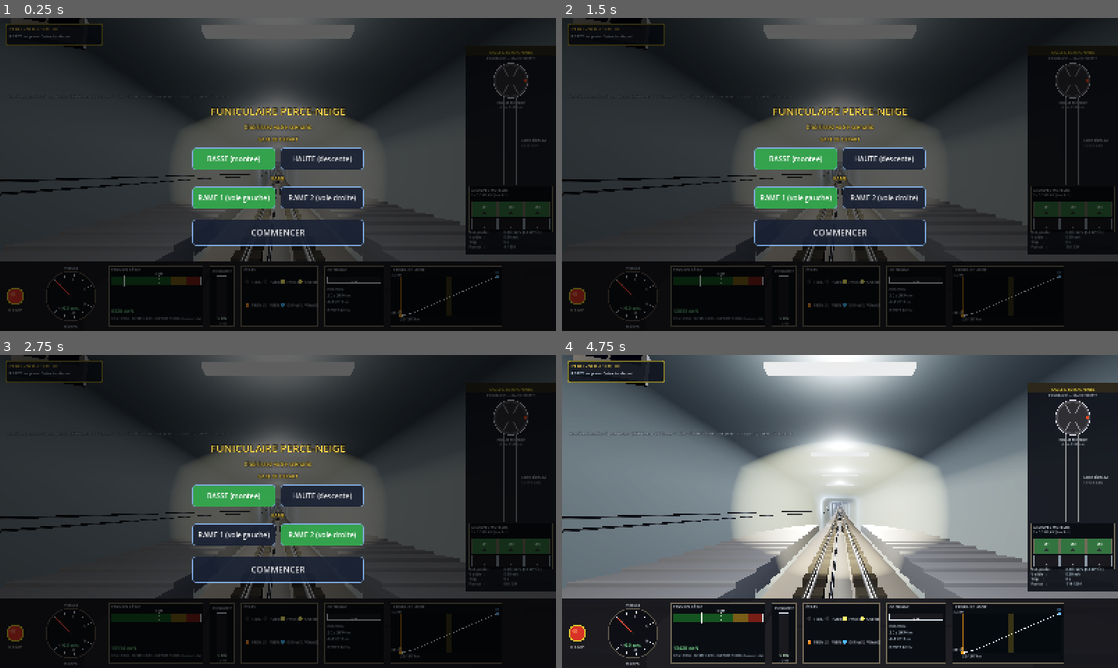
Above: before the commit, frames 1-4 (two rows, left to right).
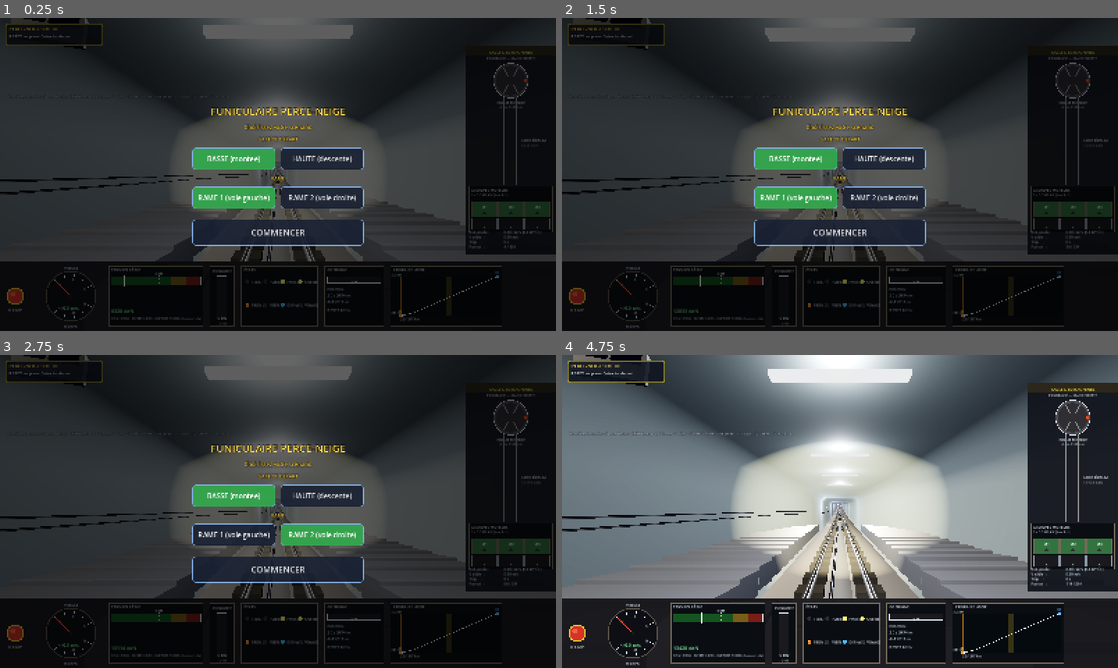
Above: after the commit, the same moments.

Repository: ARP273-ROSE/perce-neige-sim
Game: Godot game, scene res://scenes/main.tscn
Two runs of this game, one before a commit and one after it. Both use one fixed random seed, a clock stepped at 60 frames per second and the inputs below. Sound files missing from this copy of the repository are replaced by a short silence.
Inputs:
- Up to frame 1 (0.25 s): no input
- Up to frame 2 (1.5 s): click "BASSE (montee)" at 0.5 s; click "HAUTE (descente)" at 1.25 s
- Up to frame 3 (2.75 s): click "RAME 1 (voie gauche)" at 2 s
- Up to frame 4 (4.75 s): click "RAME 2 (voie droite)" at 2.75 s; click "COMMENCER" at 3.5 s; tap Enter (ready_depart) at 4.25 s; hold Up (speed_up) from 4.28 s (still down); tap Shift (emergency) at 4.35 s

The runs differ from the first frame. In frame 1, less than 0.1% of the frame differs, in the area x 0-64%, y 2-78%; in frame 2, 0.2%; in frame 3, 0.4%; in frame 4, 2.0%, in the area x 0-84%, y 2-78%.

Commit message:
release: v1.12.14 — départ gravité-excédentaire réparé, sons lissés, affaissement d'embarquement
1. BUG BLOQUANT « elle n'a jamais voulu repartir » (arrêt d'urgence en
   descente, inversion pour remonter) : le creep-kill (« frein > 0 et
   |v| < 3 cm/s → v = 0 ») gelait définitivement tout départ où la
   gravité fait le travail — contrepoids chargé qui tire la rame vide
   vers le haut : le régulateur en force module au FREIN dès le départ
   (rampe 0,30 < accélération naturelle) → v recollée à zéro chaque
   frame. Reproduit au banc (v = 0,000 après 30 s). En redescente, le
   moteur tire (pas de frein → pas de kill) — l'asymétrie décrite par
   Kevin était la signature exacte du bug. Fix 2D + 3D : le kill ne
   s'applique que si l'arrêt est VOULU (_reg_hold posé par le deadband
   du régulateur, urgence, ou frein manuel > 0,5). Leçon encaissée : la
   grille d'audit ne vérifiait pas que le train DÉMARRE — assertion de
   mouvement ajoutée (18/18 partent, remontée post-inversion à 7,99 m/s).

2. Boucles d'ambiance sans couture : fondu circulaire HORS-LIGNE à
   puissance constante sur ambient_slow/cruise.wav — la fin du fichier
   est fondue dans son début sur 1,5 s (sin/cos equal-power), le point
   de bouclage est continu par construction (échantillons consécutifs
   de l'original), zéro variation d'amplitude. 30 → 28,5 s, loop_end
   déjà calculé dynamiquement.

3. Son d'évitement : fondu d'entrée/sortie de 0,7 s calé sur la
   géométrie (−60 → −8 dB), corps du clip à volume constant — plus de
   démarrage/coupure secs aux aiguillages.

4. Affaissement d'embarquement (3D) : δ = Δm·g·sinθ·L_brin/EA appliqué
   à s_render comme le rebond — en gare basse la rame descend doucement
   (~1,6 mm/passager, jusqu'à ~40 cm) pendant le remplissage, puis
   l'entraînement la remonte au repère pendant le buzzer (pré-tension) ;
   millimétrique en gare haute (l'asymétrie sort de la longueur du
   câble) ; le wagon opposé s'affaisse pareillement dans SA gare.
   PC non concerné (profil schématique, offsets cm invisibles).

Validation : parité statique intacte, 18/18 scénarios démarrent, sag
0,40 m → 0,000 après buzzer, 16/16 tests desktop, import Godot propre.

Co-Authored-By: Claude Opus 4.8 (1M context) <noreply@anthropic.com>
Claude-Session: https://claude.ai/code/session_01UdVu7B5mE1LwQvD1hyekY2

Diff:
--- a/godot_project/scripts/audio.gd
+++ b/godot_project/scripts/audio.gd
@@ -28,6 +28,13 @@
 # (202 m) enregistré à la vitesse de croisière réelle.
 const CROSSING_CLIP_S: float = 20.0
 const CROSSING_REF_SPEED: float = 10.1
+# Fondu d'entrée/sortie du clip d'évitement (s) : l'ancien démarrage/stop
+# secs s'entendait nettement avant et après le croisement. Le corps du
+# clip joue à volume CONSTANT (−8 dB) — seuls les bords sont fondus.
+const CROSSING_BASE_DB: float = -8.0
+const CROSSING_FADE_S: float = 0.7
+var _crossing_fade: float = 0.0      # 0..1 (gain linéaire du fondu)
+var _crossing_fading_out: bool = false
 
 
 func _ready() -> void:
@@ -156,10 +163,10 @@
 	# L'ancien déclencheur (± 40 m autour du milieu de ligne, lecture à
 	# vitesse fixe depuis le début du clip) partait ~13 s trop tard :
 	# l'entrée d'aiguillage du clip tombait au niveau du croisement réel.
-	_update_crossing_servo()
-
-
-func _update_crossing_servo() -> void:
+	_update_crossing_servo(_delta)
+
+
+func _update_crossing_servo(delta: float) -> void:
 	if _player_crossing == null or _player_crossing.stream == null:
 		return
 	var s_front: float = physics.s + PNConstants.TRAIN_HALF * float(physics.direction)
@@ -173,9 +180,15 @@
 	if in_loop and not _crossing_active:
 		if v_abs > 0.5:
 			_player_crossing.pitch_scale = clampf(v_abs / CROSSING_REF_SPEED, 0.35, 1.7)
+			# Démarre INAUDIBLE puis fondu d'entrée (0,7 s) — le start sec
+			# en pleine amplitude s'entendait nettement à l'aiguillage.
+			_crossing_fade = 0.0
+			_crossing_fading_out = false
+			_player_crossing.volume_db = -60.0
 			_player_crossing.play(prog * CROSSING_CLIP_S)
 			_crossing_active = true
 	elif in_loop and _crossing_active:
+		_crossing_fading_out = false
 		# Rame quasi arrêtée dans l'évitement → pause (pas de mouvement,
 		# pas de crécelle d'aiguillage)
 		if v_abs < 1.0:
@@ -191,8 +204,22 @@
 				and absf(_player_crossing.get_playback_position() - expected) > 0.7:
 			_player_crossing.play(expected)
 	elif not in_loop and _crossing_active:
-		# La géométrie commande, pas la durée du clip
-		_player_crossing.stop()
-		_player_crossing.stream_paused = false
-		_player_crossing.pitch_scale = 1.0
-		_crossing_active = false
+		# La géométrie commande la SORTIE — en fondu (0,7 s), plus de
+		# coupure sèche à l'aiguillage de sortie.
+		_crossing_fading_out = true
+
+	# Progression du fondu : le CORPS du clip joue à volume constant
+	# (−8 dB), seuls les bords entrent/sortent en fondu.
+	if _crossing_active:
+		var step_f: float = delta / CROSSING_FADE_S
+		_crossing_fade = clampf(
+			_crossing_fade + (-step_f if _crossing_fading_out else step_f), 0.0, 1.0)
+		_player_crossing.volume_db = CROSSING_BASE_DB \
+			+ linear_to_db(maxf(_crossing_fade, 0.001))
+		if _crossing_fading_out and _crossing_fade <= 0.0:
+			_player_crossing.stop()
+			_player_crossing.stream_paused = false
+			_player_crossing.pitch_scale = 1.0
+			_player_crossing.volume_db = CROSSING_BASE_DB
+			_crossing_active = false
+			_crossing_fading_out = false
--- a/godot_project/scripts/cabin.gd
+++ b/godot_project/scripts/cabin.gd
@@ -785,7 +785,9 @@
 	# interpolée pour le rendu), rame 2 (ghost) à LENGTH - s_render
 	var s_pos: float
 	if is_ghost:
-		s_pos = PNConstants.LENGTH - physics.s_render
+		# Le ghost embarque dans SA gare : son propre affaissement de
+		# brin s'applique à SA position (visible quand il est en bas).
+		s_pos = PNConstants.LENGTH - physics.s_render + physics.ghost_sag_offset()
 	else:
 		s_pos = physics.s_render
 
--- a/godot_project/scripts/main.gd
+++ b/godot_project/scripts/main.gd
@@ -467,9 +467,11 @@
 		# quand le rendu ne tombe pas pile sur les pas de 1/60 s.
 		# + rebond élastique du câble après l'arrêt (gare basse : ±25 cm,
 		# T ≈ 6 s — millimétrique en haut, la physique fait le tri).
+		# + affaissement d'embarquement (le brin s'allonge sous la charge
+		# croissante à quai : la rame « descend doucement » en gare basse)
 		physics.s_render = lerpf(physics.s_prev_step, physics.s,
 			clampf(_physics_accum / PHYSICS_DT, 0.0, 1.0)) \
-			+ physics.rebound_offset()
+			+ physics.rebound_offset() + physics.boarding_sag_offset()
 	else:
 		# Mode client : l'état arrive tout fait du sim Python
 		physics.s_render = physics.s
--- a/godot_project/scripts/train_physics.gd
+++ b/godot_project/scripts/train_physics.gd
@@ -63,6 +63,7 @@
 var trip_time: float = 0.0
 var finished: bool = false
 var dbg_f_grav_net: float = 0.0          # dernière gravité nette (banc de parité)
+var _reg_hold: bool = true               # régulateur en maintien à l'arrêt
 
 # --- Rebond élastique du câble à l'arrêt (port du Python _cable_bounce) --
 # x(t) = A·e^(−ζωt)·sin(ωt) avec k = EA/L (L = câble entre la rame et la
@@ -83,6 +84,20 @@
 # (rebond visible) avant l'ouverture des portes + inversion du sens.
 const TURNAROUND_DELAY_S: float = 15.0
 var turnaround_delay_remaining: float = 0.0
+
+# --- Affaissement d'embarquement (allongement élastique du brin) ---------
+# À quai, tambour serré en gare haute, la rame pend à son brin : chaque
+# passager qui monte allonge le câble de δ = Δm·g·sinθ·L/(EA). En gare
+# BASSE (L ≈ 3,45 km) : ~1,6 mm/passager → jusqu'à ~37 cm pour une pleine
+# charge, la rame « descend doucement » pendant l'embarquement. En gare
+# haute (L ≈ 17 m) : invisible. Pendant le buzzer de départ,
+# l'entraînement pré-tensionne et remonte la rame au repère (réel).
+# Purement VISUEL : appliqué à s_render, le s physique est tenu au clamp.
+const SAG_RETENSION_M_S: float = 0.08    # vitesse de rattrapage au buzzer
+var _sag_ref_m_main: float = -1.0        # masse à l'ancrage (−1 = pas ancré)
+var _sag_ref_m_ghost: float = -1.0
+var _sag_main: float = 0.0               # affaissement courant (m, ≥ 0 vers le bas)
+var _sag_ghost: float = 0.0
 
 # --- Accesseurs -----------------------------------------------------------
 
@@ -157,6 +172,31 @@
 	var sint_g: float = sin(theta_g)
 	var cost_g: float = cos(theta_g)
 
+	# Affaissement d'embarquement : actif à l'arrêt hors séquence de
+	# départ ; le buzzer (pré-tension de l'entraînement) et le départ le
+	# résorbent en douceur.
+	if not trip_started and (maint_brake or doors_open) \
+			and departure_buzzer_remaining <= 0.0:
+		if _sag_ref_m_main < 0.0:
+			_sag_ref_m_main = m_up
+			_sag_ref_m_ghost = m_down
+		var sag_t_main: float = maxf(0.0,
+			(m_up - _sag_ref_m_main) * PNConstants.G * sint
+			* (PNConstants.LENGTH - s) / CABLE_EA_N)
+		var sag_t_ghost: float = maxf(0.0,
+			(m_down - _sag_ref_m_ghost) * PNConstants.G * sint_g
+			* s / CABLE_EA_N)
+		# Suit le flux d'embarquement (≈ 2 cm/s max — « doucement »)
+		_sag_main = move_toward(_sag_main, sag_t_main, 0.03 * dt)
+		_sag_ghost = move_toward(_sag_ghost, sag_t_ghost, 0.03 * dt)
+	else:
+		# Pré-tension / trajet : retour au repère, puis désancrage
+		_sag_main = move_toward(_sag_main, 0.0, SAG_RETENSION_M_S * dt)
+		_sag_ghost = move_toward(_sag_ghost, 0.0, SAG_RETENSION_M_S * dt)
+		if trip_started:
+			_sag_ref_m_main = -1.0
+			_sag_ref_m_ghost = -1.0
+
 	var v_limit: float = minf(PNConstants.V_MAX, speed_cap_external)
 
 	# --- Régulateur (met à jour throttle et brake) ------------------------
@@ -238,8 +278,15 @@
 		elif acc < -soft_cap:
 			acc = -soft_cap
 
-	# Kill creep final
-	if a_brk > 0.0 and absf(v) < 0.03:
+	# Kill creep final — UNIQUEMENT quand l'arrêt est voulu (régulateur en
+	# maintien, urgence, ou gros frein manuel). L'ancien « tout frein +
+	# quasi-arrêt → v=0 » gelait DÉFINITIVEMENT les départs à gravité
+	# excédentaire : contrepoids chargé qui tire la rame vide vers le
+	# haut → le régulateur en force module au FREIN (la rampe 0,30 <
+	# accélération naturelle) → kill à chaque frame → « elle n'a jamais
+	# voulu repartir » (retour d'essai 2026-07-13, inversion en descente).
+	if a_brk > 0.0 and absf(v) < 0.03 \
+			and (_reg_hold or emergency or brake > 0.5):
 		v = 0.0
 		acc = 0.0
 
@@ -404,6 +451,7 @@
 		speed_cmd = maxf(0.0, speed_cmd - 0.5 * dt)
 		speed_cmd_eff = maxf(0.0, speed_cmd_eff - 0.5 * dt)
 		throttle = 0.0
+		_reg_hold = true
 		return
 
 	# Distance restante dans la direction de marche
@@ -489,7 +537,8 @@
 
 	var demand_throttle: float
 	var demand_brake: float
-	if target_v < 0.01 and v_travel < 0.4:
+	_reg_hold = target_v < 0.01 and v_travel < 0.4
+	if _reg_hold:
 		demand_throttle = 0.0
 		demand_brake = 0.5
 	else:
@@ -575,6 +624,17 @@
 		_pax1_f = float(pax_car1)
 		_pax2_f = float(pax_car2)
 		_ghost_f = float(ghost_pax)
+
+
+# Affaissement d'embarquement de la rame pilotée (m, signé le long de s :
+# négatif = glisse vers le bas de la pente). À ajouter à s_render.
+func boarding_sag_offset() -> float:
+	return -_sag_main
+
+
+# Affaissement du wagon opposé (même convention, appliqué à SA position).
+func ghost_sag_offset() -> float:
+	return -_sag_ghost
 
 
 # Décalage visuel (m, signé le long de la pente) du rebond élastique.
Not shown, changed: README.md
Not shown, changed: godot_project/sounds/ambient_cruise.wav
Not shown, changed: godot_project/sounds/ambient_slow.wav
Not shown, changed: perce_neige_sim.py
